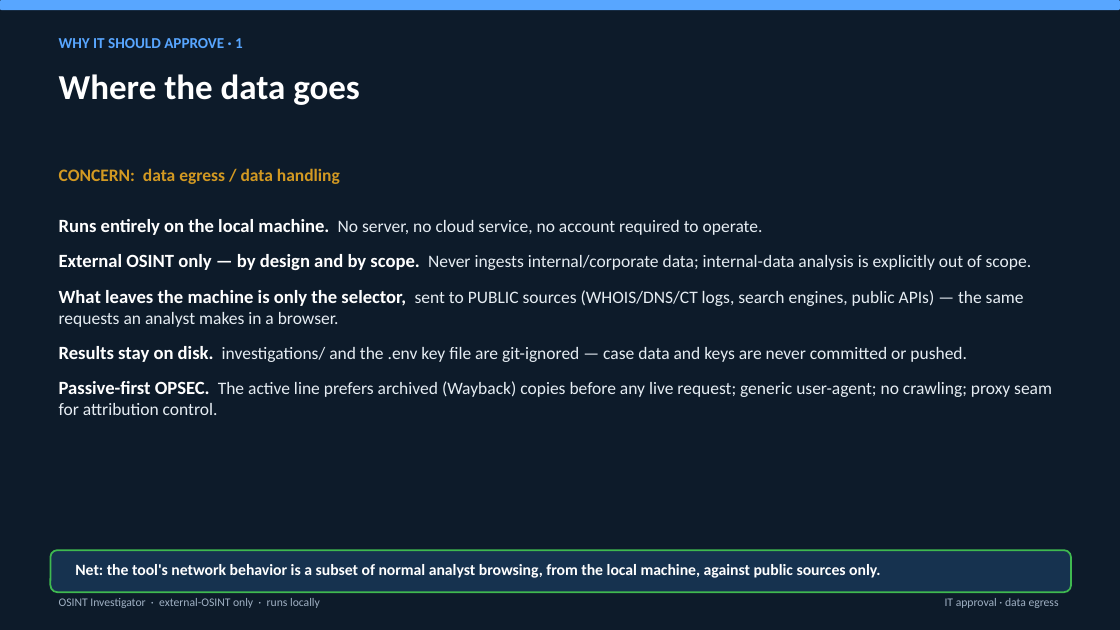
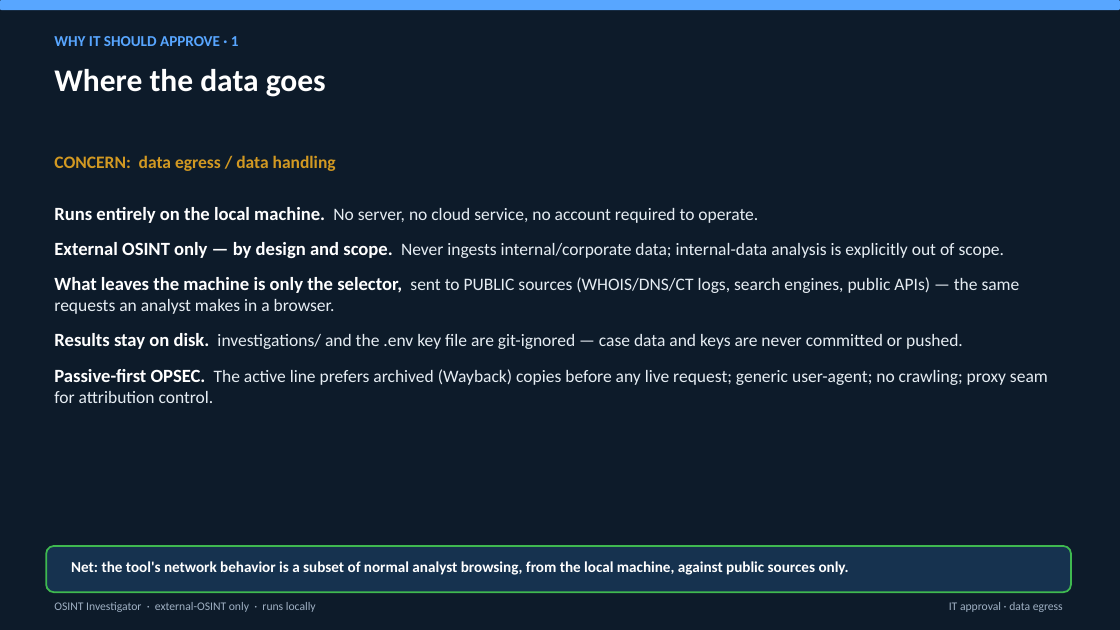
Before and after one commit to cis379/osint-investigator-v3, a slide deck: slide 10 of deck/osint-brief.pptx (slide 8 before the commit). Drawn at 1120x630 pixels with LibreOffice and Linux fonts; fonts in the diff are those of the drawing. Boxes give left, top, right and bottom in pixels: in the first picture for what was removed or moved away, otherwise in the second. Text is boxed around its words. In the diff, an @@ line names an element or a change of style, - is before the commit and + after.

```diff
--- a/deck/osint-brief.pptx
+++ b/deck/osint-brief.pptx
@@ text "WHY IT SHOULD APPROVE · ...": place and size @@
-text "WHY IT SHOULD APPROVE · ..." at [59,38,243,48]
+text "WHY IT SHOULD APPROVE · ..." at [54,36,239,46]
@@ text "Where the data goes" at [54,69,326,97]: size 30 to 27 pt @@
@@ text "CONCERN: data egress / data ...": place and size @@
-text "CONCERN: data egress / data ..." at [59,168,340,184]
+text "CONCERN: data egress / data ..." at [54,155,336,171]
@@ text "Runs entirely on the local ...": place and size @@
-text "Runs entirely on the local ..." at [59,219,1052,415]
+text "Runs entirely on the local ..." at [54,207,1048,403]
@@ text at [54,242,1005,258]: text changed @@
-External OSINT only — by design and by scope. Never ingests internal/corporate data; internal-data analysis is explicitly out of scope.
+External OSINT only — by design and scope. Never ingests internal/corporate data; internal-data analysis is explicitly out of scope.
@@ rounded rectangle: place and size @@
-rounded rectangle at [50,550,1071,592]
+rounded rectangle at [46,546,1071,592]
@@ text "Net: the tool's network behavior ..." at [71,561,849,575]: size 13.5 to 13 pt @@
@@ text "OSINT Investigator · external-OSINT only ...": place and size @@
-text "OSINT Investigator · external-OSINT only ..." at [59,598,320,608]
+text "OSINT Investigator · external-OSINT only ..." at [54,602,316,612]
@@ text "IT approval · data egress": place and size @@
-text "IT approval · data egress" at [945,598,1059,608]
+text "IT approval · data egress" at [949,602,1063,612]
```
Also in this commit, not shown: 8 other slides changed, 4 slides added, 1 slide removed, 6 other files.
